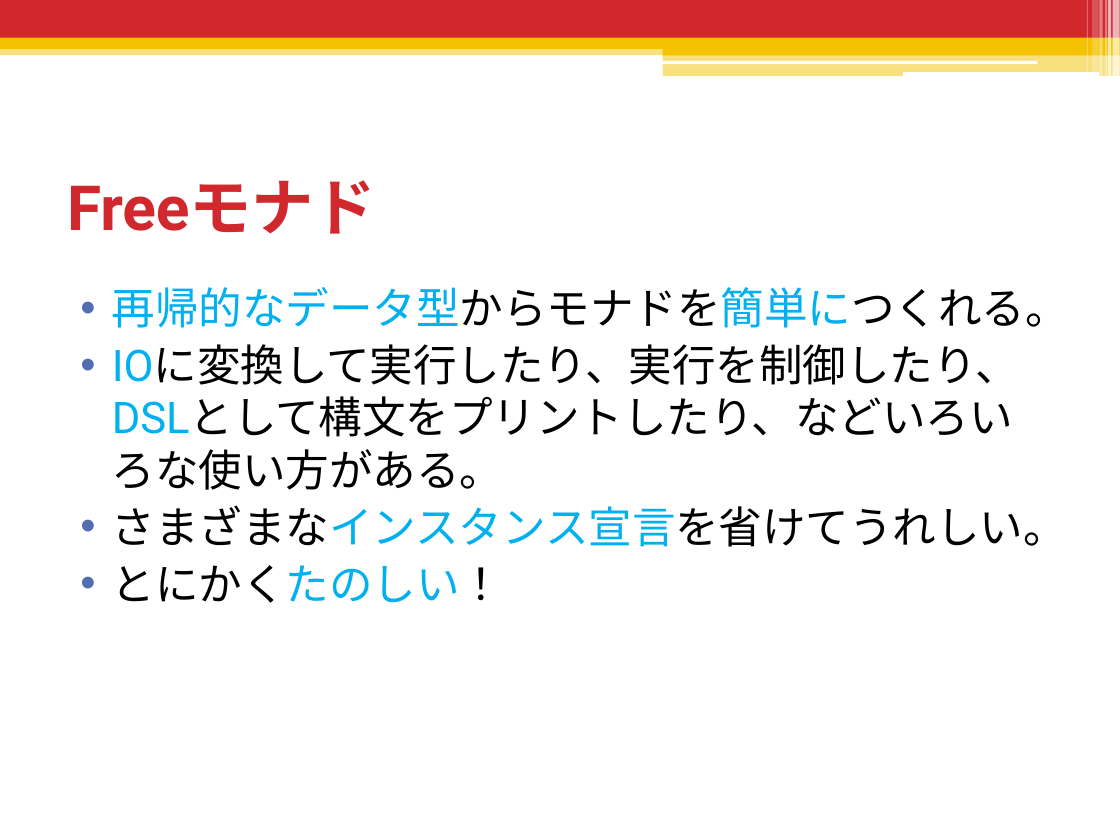
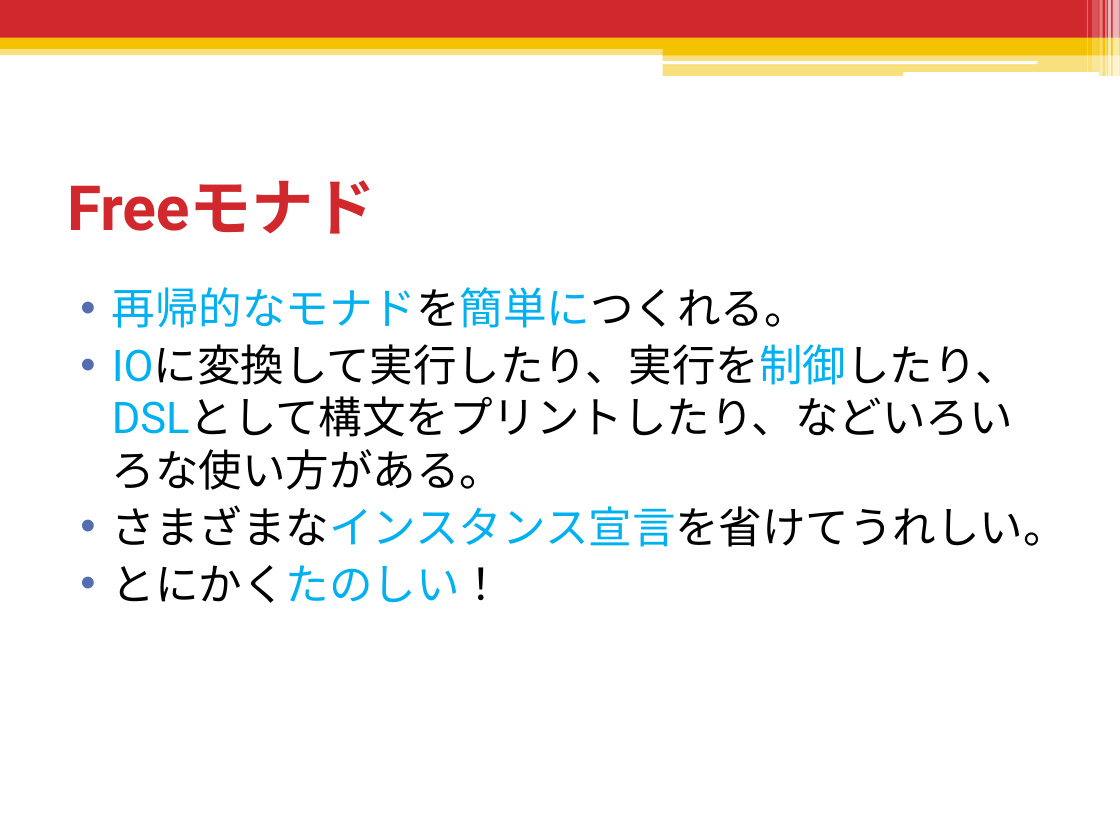
Before and after one commit to shiatsumat/HaskellLecture, a slide deck: slide 170 of 2_monad/slides/2_monad.pptx (slide 171 before the commit). Drawn at 1120x840 pixels with LibreOffice and Linux fonts; fonts in the diff are those of the drawing. Boxes give left, top, right and bottom in pixels: in the first picture for what was removed or moved away, otherwise in the second. Text is boxed around its words. In the diff, an @@ line names an element or a change of style, - is before the commit and + after.

```diff
--- a/2_monad/slides/2_monad.pptx
+++ b/2_monad/slides/2_monad.pptx
@@ text at (112, 287, 808, 328): text changed @@
-• 再帰的なデータ型からモナドを簡単につくれる。
+• 再帰的なモナドを簡単につくれる。
@@ text at (112, 344, 1019, 490): text colour #000000 to #00B0F0 in "IOに変換して実行したり、実行を制御したり、" @@
```
Also in this commit, not shown: 1 other slide changed, 1 slide removed, 2 other files.
